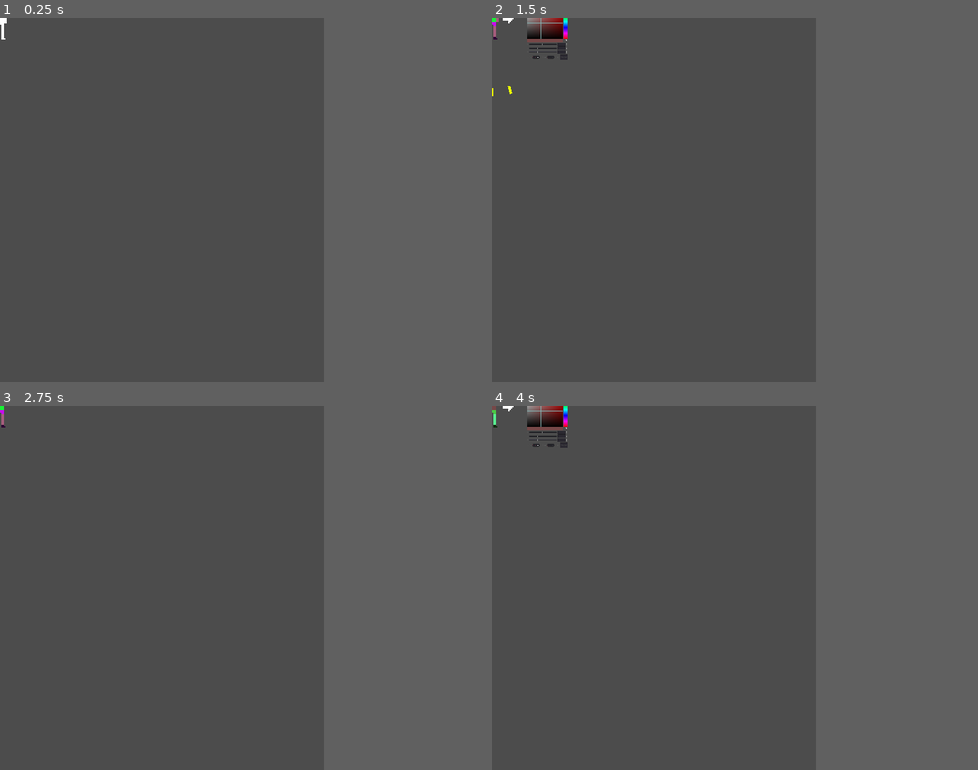
Above: before the commit, frames 1-4 (two rows, left to right).
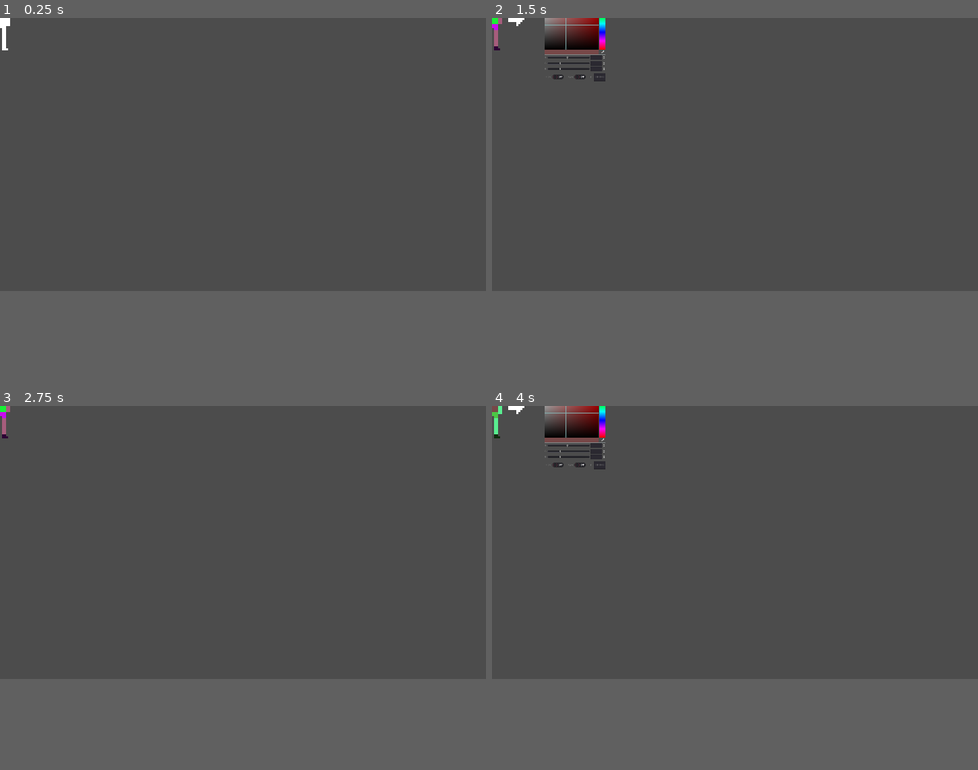
Above: after the commit, the same moments.

Repository: LucasJaenisch/shootemup
Game: Godot game, scene res://Scenes/Main.tscn
Two runs of this game, one before a commit and one after it. Both use one fixed random seed, a clock stepped at 60 frames per second and the inputs below.
Inputs (mouse positions are in pixels of both pictures, inside the frame that each line leads up to):
- Up to frame 1 (0.25 s): no input
- Up to frame 2 (1.5 s): tap Enter (ui_accept) at 0.5, 0.77, 1.07 s; move the mouse to (725, 181) at 0.52 s; press the mouse at (725, 181) at 0.53 s; hold Right (shoot_right) 0.53-1.28 s; right-click (725, 181) at 0.8 s; move the mouse to (589, 218) at 1.27 s; release the mouse at (589, 218) at 1.28 s; hold Down (shoot_down) from 1.28 s (still down); right-click (589, 218) at 1.35 s
- Up to frame 3 (2.75 s): tap Enter (ui_accept) at 1.52, 1.82, 2.3 s; tap Tab (ui_focus_next) at 1.55, 2.1 s; move the mouse to (194, 507) at 2.02 s; release Down (shoot_down) at 2.03 s; hold Right (shoot_right) from 2.03 s (still down)
- Up to frame 4 (4 s): tap Enter (ui_accept) at 2.75, 2.85, 3.02, 3.32, 3.77 s; move the mouse to (637, 660) at 2.77 s; release Right (shoot_right) at 2.78 s; hold Up (shoot_up) 2.78-3.53 s; click (637, 660) at 3.05 s; move the mouse to (749, 642) at 3.52 s; press the mouse at (749, 642) at 3.53 s; hold Left (shoot_left) from 3.53 s (still down); right-click (749, 642) at 3.8 s
In our replay, the window is 480x540 before the commit and 720x405 after it. These sizes can differ from the game's own. Grey fills any space a smaller window leaves; there, only what the larger window draws over its background counts as a difference.

The runs differ from the first frame. In frame 1, less than 0.1% of the frame differs, in the area x 0-3%, y 0-9%; in frame 2, 1.9%, in the area x 0-24%, y 0-22%; in frame 3, less than 0.1%; in frame 4, 1.9%.

Commit message:
Added alpha builds for linux and windows, started weapon management and modularization of wardrobe

Diff:
--- a/shootemup/Scenes/Character.gd
+++ b/shootemup/Scenes/Character.gd
@@ -5,7 +5,9 @@
 var velocity
 var last_body_direction = Vector2()
 var last_aim_direction = Vector2()
-var gun_type = 0
+
+var weapons = ["unarmed", "uzi", "shotgun", "magnun"]
+var weapon_equiped = "unarmed"
 
 # Color Settings
 var body_color = Color(1,1,1)
@@ -20,7 +22,7 @@
 var base_upper_body_sprite = load("res://Textures/Base/upperbodyatlas.png")
 var lower_body_sprite = load("res://Textures/LowerBody/cloth0.png")
 var base_lower_boddy_sprite = load("res://Textures/Base/lowerbodyatlas.png")
-var gun_sprite = load("res://Textures/Guns/2.png")
+var gun_sprite = load("res://Textures/Guns/unarmed.png")
 
 # Array for Each Assets
 var heads = []
@@ -39,34 +41,55 @@
 	$ButtonLeft.hide()
 	$ButtonRight.hide()
 	$ColorPicker.hide()
-	heads =  _list_files_in_directory("res://Textures/Head/")
-	lower_boddies =  _list_files_in_directory("res://Textures/LowerBody/")
-	upper_bodies =  _list_files_in_directory("res://Textures/UpperBody/")
-	guns = _list_files_in_directory(("res://Textures/Guns/"))
+	heads =  list_files_in_directory("res://Textures/Head/")
+	lower_boddies =  list_files_in_directory("res://Textures/LowerBody/")
+	upper_bodies =  list_files_in_directory("res://Textures/UpperBody/")
+	guns = list_files_in_directory(("res://Textures/Guns/"))
 	load_sprites(head_sprite, upper_body_sprite, base_upper_body_sprite, lower_body_sprite, base_lower_boddy_sprite, gun_sprite)
-	if guns.size() > 0:
-		print("there is stuff")
-	else:
-		print("its empty")
 
 func _process(delta):
 	open_wardrobe()
 	move(delta)
 	animate()
-	shoot()
+	fire_weapon()
 	randomize_character()
 
-	if Input.is_action_just_pressed("ui_focus_next"):
-		if gun_type + 1 == 4:
-			gun_type = 0
-		else:
-			gun_type += 1
-		#print("res://Textures/Guns/" + guns[gun_type])
-		load_sprites(head_sprite, upper_body_sprite, base_upper_body_sprite, lower_body_sprite, base_lower_boddy_sprite, load(guns[gun_type]))
-		# Calling the animations right here forces the loading to syncronize
-		aim_animation("idleback")
-		aim_animation("idleright")
-		$Change_Guns.play()
+func _input(event):
+	if event is InputEventKey and event.is_pressed():
+		print(event.scancode)
+		if(event.scancode == 49 || event.scancode == 50 || event.scancode == 51 || event.scancode == 52 || event.scancode == 4 || event.scancode == 5):
+			change_weapon(event.scancode)
+
+func change_weapon(input):
+	if input == 49:
+		guns_pos = 0
+	elif input == 50:
+		guns_pos = 1
+	elif input == 51:
+		guns_pos = 2
+	elif input == 52:
+		guns_pos = 3
+	elif input == 4:
+		if guns_pos < weapons.size() - 1:
+			guns_pos += 1
+		else:
+			guns_pos = 0
+	elif input == 5:
+		if guns_pos > 0:
+			guns_pos -= 1
+		else:
+			guns_pos = weapons.size() - 1
+	# Calling the animations right here forces the loading to syncronize
+	weapon_equiped = weapons[guns_pos]
+	load_sprites(head_sprite,
+				upper_body_sprite,
+				base_upper_body_sprite,
+				lower_body_sprite,
+				base_lower_boddy_sprite,
+				load("res://Textures/Guns/" + weapon_equiped + ".png"))
+	aim_animation("idleback")
+	aim_animation("idleright")
+	$Change_Guns.play()
 
 func open_wardrobe():
 	if Input.is_action_just_pressed("ui_accept"):
@@ -142,22 +165,18 @@
 	$BaseLowerBodySprite.texture = base_lower
 	$GunSprite.texture = gun
 
-func shoot():
+func fire_weapon():
 	if Input.is_action_just_pressed("shoot_right"):
-		last_aim_direction.x = 1
-		last_aim_direction.y = 0
+		last_aim_direction = Vector2.RIGHT
 		$GunSprite/Gun_Fire_Points/Shotgun_Point.fire_weapon(last_aim_direction)
 	elif Input.is_action_just_pressed("shoot_left"):
-		last_aim_direction.x = -1
-		last_aim_direction.y = 0
+		last_aim_direction = Vector2.LEFT
 		$GunSprite/Gun_Fire_Points/Shotgun_Point.fire_weapon(last_aim_direction)
 	elif Input.is_action_just_pressed("shoot_down"):
-		last_aim_direction.x = 0
-		last_aim_direction.y = 1
+		last_aim_direction = Vector2.DOWN
 		$GunSprite/Gun_Fire_Points/Shotgun_Point.fire_weapon(last_aim_direction)
 	elif Input.is_action_just_pressed("shoot_up"):
-		last_aim_direction.x = 0
-		last_aim_direction.y = -1
+		last_aim_direction = Vector2.UP
 		$GunSprite/Gun_Fire_Points/Shotgun_Point.fire_weapon(last_aim_direction)
 
 func move(delta):
@@ -189,13 +208,6 @@
 		aim_animation("idlefront")
 	elif last_aim_direction.y < 0:
 		aim_animation("idleback")
-	#else:
-	#	if last_aim_direction.y < 0:
-	#		aim_animation("walkright")
-	#	elif last_aim_direction.y > 0:
-	#		aim_animation("walkdown")
-	#	elif last_aim_direction.x != 0:
-	#		aim_animation("walkup")
 
 	# Logic to Cal Specific Lower Body Animations of the Character
 	if velocity.x != 0:
@@ -216,8 +228,8 @@
 
 func aim_animation(animation_name):
 	#Play Specifc Animation for all the Animators
-	$UpperBodyAnim.play(animation_name + str(gun_type))
-	$BaseUpperBodyAnim.play(animation_name + str(gun_type))
+	$UpperBodyAnim.play(animation_name + str(guns_pos))
+	$BaseUpperBodyAnim.play(animation_name + str(guns_pos))
 	$HeadAnim.play(animation_name)
 	$GunAnim.play(animation_name)
 
@@ -226,7 +238,7 @@
 	$BaseLowerBodyAnim.play(animation_name)
 	$LowerBodyAnim.play(animation_name)
 
-func _list_files_in_directory(path):
+func list_files_in_directory(path):
 	# Returns an Array of Strings from the path of assets with .PNG extension from a Directory
 	var files = []
 	var dir = Directory.new()
@@ -237,8 +249,7 @@
 		if file == "":
 			break
 		elif file.ends_with(".import"):
-			print(path + file)
-			#print(file)
+			#print(path + file)
 			files.append(path + file.replace(".import",""))
 	dir.list_dir_end()
 
--- a/shootemup/Scenes/Character.tscn
+++ b/shootemup/Scenes/Character.tscn
@@ -984,7 +984,7 @@
 [node name="LowerBodySprite" type="Sprite" parent="."]
 vframes = 4
 hframes = 4
-frame = 3
+frame = 2
 
 [node name="LowerBodyAnim" type="AnimationPlayer" parent="."]
 playback_speed = 4.0
@@ -1050,7 +1050,6 @@
 volume_db = -20.0
 
 [node name="Uzi_Point" type="Position2D" parent="GunSprite/Gun_Fire_Points"]
-visible = false
 
 [node name="Uzi_Sound" type="AudioStreamPlayer2D" parent="GunSprite/Gun_Fire_Points/Uzi_Point"]
 position = Vector2( -2.7354, -4.49858 )
--- /dev/null
+++ b/shootemup/Scenes/Wardrobe.tscn
@@ -0,0 +1,56 @@
+[gd_scene load_steps=9 format=2]
+
+[ext_resource path="res://Wardrobe.gd" type="Script" id=1]
+[ext_resource path="res://UI/littlearrowhover.png" type="Texture" id=2]
+[ext_resource path="res://UI/littlearrow.png" type="Texture" id=3]
+[ext_resource path="res://UI/littlearrowpressed.png" type="Texture" id=4]
+[ext_resource path="res://Sounds/change_clothes.wav" type="AudioStream" id=5]
+[ext_resource path="res://UI/littlearrowleft.png" type="Texture" id=6]
+[ext_resource path="res://UI/littlearrowhoverleft.png" type="Texture" id=7]
+[ext_resource path="res://UI/littlearrowpressedleft.png" type="Texture" id=8]
+
+[node name="Wardrobe" type="Node2D"]
+script = ExtResource( 1 )
+
+[node name="ButtonLeft" type="TextureButton" parent="."]
+margin_left = -16.0
+margin_top = -4.0
+margin_right = -8.0
+margin_bottom = 4.0
+texture_normal = ExtResource( 6 )
+texture_pressed = ExtResource( 8 )
+texture_hover = ExtResource( 7 )
+__meta__ = {
+"_edit_use_anchors_": false
+}
+
+[node name="ButtonRight" type="TextureButton" parent="."]
+margin_left = 8.0
+margin_top = -4.0
+margin_right = 16.0
+margin_bottom = 4.0
+texture_normal = ExtResource( 3 )
+texture_pressed = ExtResource( 4 )
+texture_hover = ExtResource( 2 )
+__meta__ = {
+"_edit_use_anchors_": false
+}
+
+[node name="ColorPicker" type="ColorPicker" parent="."]
+margin_left = 4.0
+margin_top = 4.0
+margin_right = 4.0
+margin_bottom = 4.0
+rect_scale = Vector2( 0.1, 0.1 )
+rect_pivot_offset = Vector2( 20, -20 )
+color = Color( 0.470588, 0.286275, 0.286275, 1 )
+edit_alpha = false
+presets_enabled = false
+presets_visible = false
+__meta__ = {
+"_edit_use_anchors_": false
+}
+
+[node name="Change_Clothes" type="AudioStreamPlayer2D" parent="."]
+stream = ExtResource( 5 )
+volume_db = -20.0
--- a/shootemup/Scenes/Weapon_Shotgun.gd
+++ b/shootemup/Scenes/Weapon_Shotgun.gd
@@ -18,62 +18,68 @@
 var bullet_scene = preload("Bullet.tscn")
 var player_node = null
 
-var rate_of_fire
+var can_fire = true
+var rate_of_fire = 0.8
 
 func _ready():
 	pass
 
 func fire_weapon(direction):
-	var clone0 = bullet_scene.instance()
-	var clone1 = bullet_scene.instance()
-	var clone2 = bullet_scene.instance()
-	var scene_root = get_tree().root.get_children()[0]
+	if can_fire:
+		can_fire = false
+		var clone0 = bullet_scene.instance()
+		var clone1 = bullet_scene.instance()
+		var clone2 = bullet_scene.instance()
+		var scene_root = get_tree().root.get_children()[0]
 
-	scene_root.add_child(clone0)
-	scene_root.add_child(clone1)
-	scene_root.add_child(clone2)
+		scene_root.add_child(clone0)
+		scene_root.add_child(clone1)
+		scene_root.add_child(clone2)
 
-	clone0.BULLET_DAMAGE = DAMAGE
-	clone1.BULLET_DAMAGE = DAMAGE
-	clone2.BULLET_DAMAGE = DAMAGE
+		clone0.BULLET_DAMAGE = DAMAGE
+		clone1.BULLET_DAMAGE = DAMAGE
+		clone2.BULLET_DAMAGE = DAMAGE
 
-	clone0.KILL_TIMER = 0.2
-	clone1.KILL_TIMER = 0.2
-	clone2.KILL_TIMER = 0.2
+		clone0.KILL_TIMER = 0.2
+		clone1.KILL_TIMER = 0.2
+		clone2.KILL_TIMER = 0.2
 
-	bullet_origin = get_parent().get_parent().get_parent().position
+		bullet_origin = get_parent().get_parent().get_parent().position
 
-	if direction.x != 0:
-		if direction.x > 0:
-			bullet_origin.x = get_parent().get_parent().get_parent().position.x + GUN_OFFSET_X.x
-			bullet_origin.y = get_parent().get_parent().get_parent().position.y - GUN_OFFSET_X.y
+		if direction.x != 0:
+			if direction.x > 0:
+				bullet_origin.x = get_parent().get_parent().get_parent().position.x + GUN_OFFSET_X.x
+				bullet_origin.y = get_parent().get_parent().get_parent().position.y - GUN_OFFSET_X.y
+			else:
+				bullet_origin.x = get_parent().get_parent().get_parent().position.x - GUN_OFFSET_X.x
+				bullet_origin.y = get_parent().get_parent().get_parent().position.y - GUN_OFFSET_X.y
+		elif direction.y != 0:
+			if direction.y > 0:
+				bullet_origin.y = get_parent().get_parent().get_parent().position.y
+			else:
+				bullet_origin.y = get_parent().get_parent().get_parent().position.y - GUN_OFFSET_Y.y
+
+		# First vector is the bullet direction
+		# Second vector ???
+		# Third vector is the bullet spawn origin
+
+		if(direction.y != 0):
+			clone0.transform = Transform2D(Vector2(direction.x,direction.y), Vector2(0,0), bullet_origin)
+			clone0.scale = Vector2(1, 1)
+			clone1.transform = Transform2D(Vector2(0.25,direction.y), Vector2(0,0), bullet_origin)
+			clone1.scale = Vector2(1, 1)
+			clone2.transform = Transform2D(Vector2(-0.25,direction.y), Vector2(0,0), bullet_origin)
+			clone2.scale = Vector2(1, 1)
 		else:
-			bullet_origin.x = get_parent().get_parent().get_parent().position.x - GUN_OFFSET_X.x
-			bullet_origin.y = get_parent().get_parent().get_parent().position.y - GUN_OFFSET_X.y
-	elif direction.y != 0:
-		if direction.y > 0:
-			bullet_origin.y = get_parent().get_parent().get_parent().position.y
-		else:
-			bullet_origin.y = get_parent().get_parent().get_parent().position.y - GUN_OFFSET_Y.y
+			clone0.transform = Transform2D(Vector2(direction.x,direction.y), Vector2(0,0), bullet_origin)
+			clone0.scale = Vector2(1, 1)
+			clone1.transform = Transform2D(Vector2(direction.x,0.25), Vector2(0,0), bullet_origin)
+			clone1.scale = Vector2(1, 1)
+			clone2.transform = Transform2D(Vector2(direction.x,-0.25), Vector2(0,0), bullet_origin)
+			clone2.scale = Vector2(1, 1)
+		ammo_in_weapon -= 1
 
-	# First vector is the bullet direction
-	# Second vector ???
-	# Third vector is the bullet spawn origin
+		$Shotgun_Sound.play()
 
-	if(direction.y != 0):
-		clone0.transform = Transform2D(Vector2(direction.x,direction.y), Vector2(0,0), bullet_origin)
-		clone0.scale = Vector2(1, 1)
-		clone1.transform = Transform2D(Vector2(0.25,direction.y), Vector2(0,0), bullet_origin)
-		clone1.scale = Vector2(1, 1)
-		clone2.transform = Transform2D(Vector2(-0.25,direction.y), Vector2(0,0), bullet_origin)
-		clone2.scale = Vector2(1, 1)
-	else:
-		clone0.transform = Transform2D(Vector2(direction.x,direction.y), Vector2(0,0), bullet_origin)
-		clone0.scale = Vector2(1, 1)
-		clone1.transform = Transform2D(Vector2(direction.x,0.25), Vector2(0,0), bullet_origin)
-		clone1.scale = Vector2(1, 1)
-		clone2.transform = Transform2D(Vector2(direction.x,-0.25), Vector2(0,0), bullet_origin)
-		clone2.scale = Vector2(1, 1)
-	ammo_in_weapon -= 1
-
-	$Shotgun_Sound.play()
+		yield(get_tree().create_timer(rate_of_fire), "timeout")
+		can_fire = true
--- /dev/null
+++ b/shootemup/Wardrobe.gd
@@ -0,0 +1,134 @@
+extends Node2D
+
+
+# Called when the node enters the scene tree for the first time.
+func _ready():
+	pass # Replace with function body.
+
+func open_wardrobe():
+	if Input.is_action_just_pressed("ui_accept"):
+		$ButtonRight.visible = ! $ButtonRight.visible
+		$ButtonLeft.visible = ! $ButtonLeft.visible
+		$ColorPicker.visible = ! $ColorPicker.visible
+	if $ButtonLeft.visible:
+		dress_and_paint()
+
+func dress_and_paint():
+	if Input.is_action_pressed("mouse_left"):
+		color_picker_selection = $ColorPicker.color
+		if $ButtonRight.rect_position.y == -24:
+			body_color = color_picker_selection
+			$BaseUpperBodySprite.modulate = body_color
+			$BaseLowerBodySprite.modulate = body_color
+		if $ButtonRight.rect_position.y == -14 :
+			head_color = color_picker_selection
+			$HeadSprite.modulate = head_color
+		if $ButtonRight.rect_position.y == -4 :
+			upper_body_color = color_picker_selection
+			$UpperBodySprite.modulate = upper_body_color
+		if $ButtonRight.rect_position.y == 6 :
+			lower_body_color = color_picker_selection
+			$LowerBodySprite.modulate = lower_body_color
+
+	if Input.is_action_just_pressed("ui_right"):
+		$ButtonRight.emit_signal("pressed")
+
+	if Input.is_action_just_pressed("ui_left"):
+		$ButtonLeft.emit_signal("pressed")
+
+	if Input.is_action_just_pressed("ui_down"):
+		if $ButtonRight.rect_position.y < 6 :
+			$ButtonRight.rect_position.y += 10
+			$ButtonLeft.rect_position.y += 10
+		else:
+			$ButtonRight.rect_position.y = -24
+			$ButtonLeft.rect_position.y = -24
+
+	if Input.is_action_just_pressed("ui_up"):
+		if $ButtonRight.rect_position.y > -24 :
+			$ButtonRight.rect_position.y -= 10
+			$ButtonLeft.rect_position.y -= 10
+		else:
+			$ButtonRight.rect_position.y = 6
+			$ButtonLeft.rect_position.y = 6
+
+func randomize_character():
+	if Input.is_action_just_pressed("mouse_right"):
+		head_sprite = load(heads[int(rand_range(0,heads.size() - 1))])
+		$HeadSprite.texture = head_sprite
+		upper_body_sprite = load(upper_bodies[int(rand_range(0,upper_bodies.size() - 1))])
+		$UpperBodySprite.texture = upper_body_sprite
+		lower_body_sprite = load(lower_boddies[int(rand_range(0,lower_boddies.size() - 1))])
+		$LowerBodySprite.texture = lower_body_sprite
+		$HeadSprite.modulate = Color(rand_range(0,1), rand_range(0,1), rand_range(0,1))
+		$UpperBodySprite.modulate = Color(rand_range(0,1), rand_range(0,1), rand_range(0,1))
+		$LowerBodySprite.modulate = Color(rand_range(0,1), rand_range(0,1), rand_range(0,1))
+		body_color = Color(rand_range(0,1), rand_range(0,1), rand_range(0,1))
+		$BaseLowerBodySprite.modulate = body_color
+		$BaseUpperBodySprite.modulate = body_color
+		$Change_Clothes.play()
+
+func list_files_in_directory(path):
+	# Returns an Array of Strings from the path of assets with .PNG extension from a Directory
+	var files = []
+	var dir = Directory.new()
+	dir.open(path)
+	dir.list_dir_begin()
+	while true:
+		var file = dir.get_next()
+		if file == "":
+			break
+		elif file.ends_with(".import"):
+			#print(path + file)
+			files.append(path + file.replace(".import",""))
+	dir.list_dir_end()
+
+	return files
+
+func _on_right_button_pressed():
+	if $ButtonRight.rect_position.y == -14:
+		if heads_pos < heads.size() -1 :
+			heads_pos += 1
+		else:
+			heads_pos = 0
+		head_sprite = load(heads[heads_pos])
+		$HeadSprite.texture = head_sprite
+	elif $ButtonRight.rect_position.y == -4:
+		if upper_bodies_pos < upper_bodies.size() -1 :
+			upper_bodies_pos += 1
+		else:
+			upper_bodies_pos = 0
+		upper_body_sprite = load(upper_bodies[upper_bodies_pos])
+		$UpperBodySprite.texture = upper_body_sprite
+	elif $ButtonRight.rect_position.y == 6:
+		if lower_boddies_pos < lower_boddies.size() -1 :
+			lower_boddies_pos += 1
+		else:
+			lower_boddies_pos = 0
+		lower_body_sprite = load(lower_boddies[lower_boddies_pos])
+		$LowerBodySprite.texture = lower_body_sprite
+	$Change_Clothes.play()
+
+func _on_button_left_pressed():
+	if $ButtonRight.rect_position.y == -14:
+		if heads_pos > 0 :
+			heads_pos -= 1
+		else:
+			heads_pos = heads.size() -1
+		head_sprite = load(heads[heads_pos])
+		$HeadSprite.texture = head_sprite
+	elif $ButtonRight.rect_position.y == -4:
+		if upper_bodies_pos > 0 :
+			upper_bodies_pos -= 1
+		else:
+			upper_bodies_pos = upper_bodies.size() -1
+		upper_body_sprite = load(upper_bodies[upper_bodies_pos])
+		$UpperBodySprite.texture = upper_body_sprite
+	elif $ButtonRight.rect_position.y == 6:
+		if lower_boddies_pos > 0 :
+			lower_boddies_pos -= 1
+		else:
+			lower_boddies_pos = lower_boddies.size() -1
+		lower_body_sprite = load(lower_boddies[lower_boddies_pos])
+		$LowerBodySprite.texture = lower_body_sprite
+	$Change_Clothes.play()
--- a/shootemup/project.godot
+++ b/shootemup/project.godot
@@ -22,7 +22,7 @@
 [display]
 
 window/size/width=240
-window/size/height=270
+window/size/height=135
 window/size/fullscreen=true
 window/stretch/mode="2d"
 window/stretch/aspect="keep"
Not shown, removed: shootemup/Textures/Guns/0.png.import
Not shown, removed: shootemup/Textures/Guns/1.png.import
Not shown, removed: shootemup/Textures/Guns/2.png.import
Not shown, removed: shootemup/Textures/Guns/3.png.import
Renamed: shootemup/Textures/Guns/3.png -> shootemup/Textures/Guns/magnun.png
Not shown, added: shootemup/Textures/Guns/magnun.png.import
Renamed: shootemup/Textures/Guns/2.png -> shootemup/Textures/Guns/shotgun.png
Not shown, added: shootemup/Textures/Guns/shotgun.png.import
Renamed: shootemup/Textures/Guns/0.png -> shootemup/Textures/Guns/unarmed.png
Not shown, added: shootemup/Textures/Guns/unarmed.png.import
Renamed: shootemup/Textures/Guns/1.png -> shootemup/Textures/Guns/uzi.png
Not shown, added: shootemup/Textures/Guns/uzi.png.import
(and 2 more such lines)
